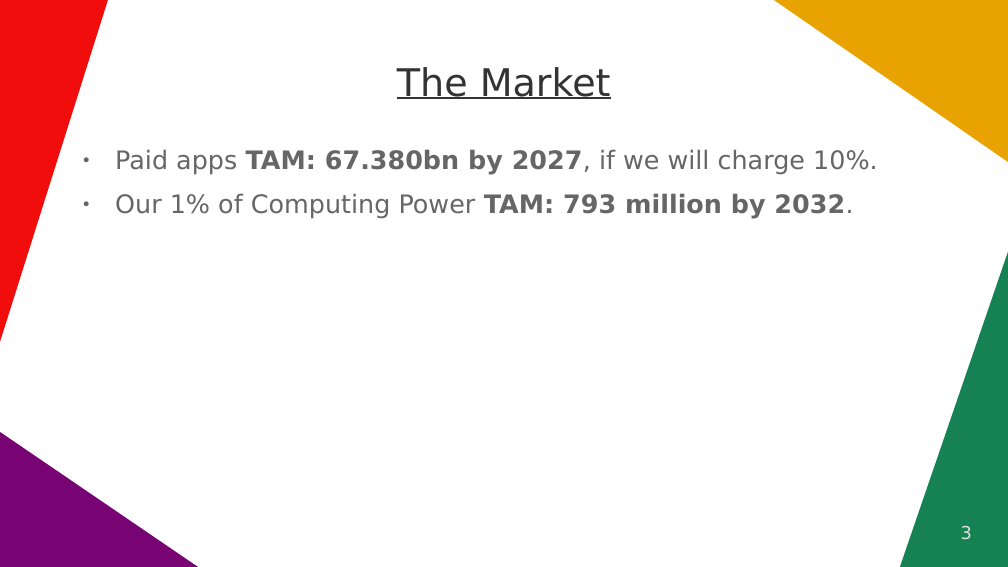
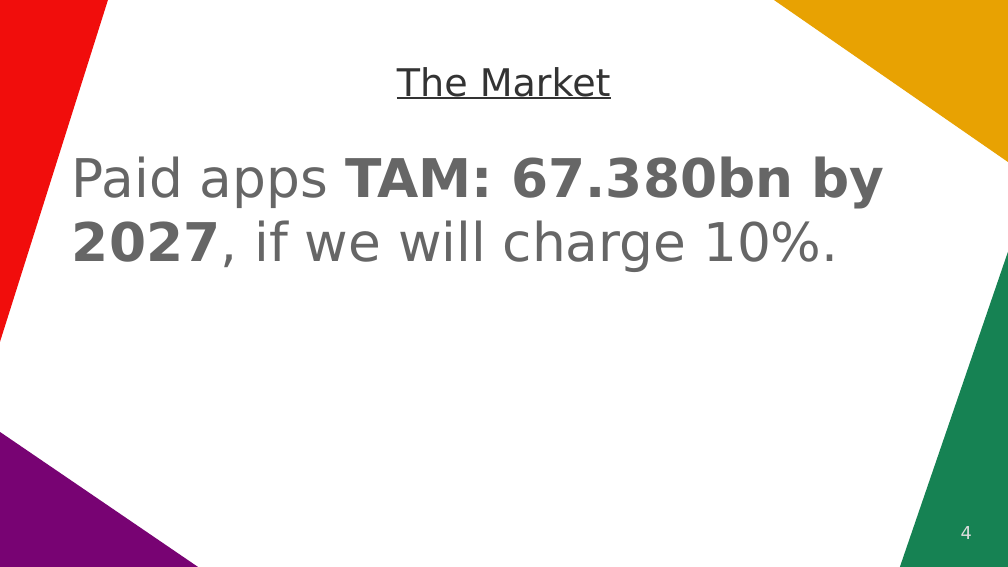
Before and after one commit to vporton/icp-package-manager, a slide deck: slide 4 of docs/short-pitchdeck.odp (slide 3 before the commit). Drawn at 1008x567 pixels with LibreOffice and Linux fonts; fonts in the diff are those of the drawing. Boxes give left, top, right and bottom in pixels: in the first picture for what was removed or moved away, otherwise in the second. Text is boxed around its words. In the diff, an @@ line names an element or a change of style, - is before the commit and + after.

```diff
--- a/docs/short-pitchdeck.odp
+++ b/docs/short-pitchdeck.odp
@@ text "Paid apps TAM: 67.380bn by ..." at <box>72,156,885,272</box>: size 20 to 42 pt; bullet ● to none @@
@@ text at <box>115,193,853,219</box>: paragraph removed @@
-● Our 1% of Computing Power TAM: 793 million by 2032.
@@ page number at <box>961,526,972,539</box>: text changed @@
-3
+4
```
Also in this commit, not shown: 3 other slides changed, 5 slides added, 4 slides removed, 1 other file.
